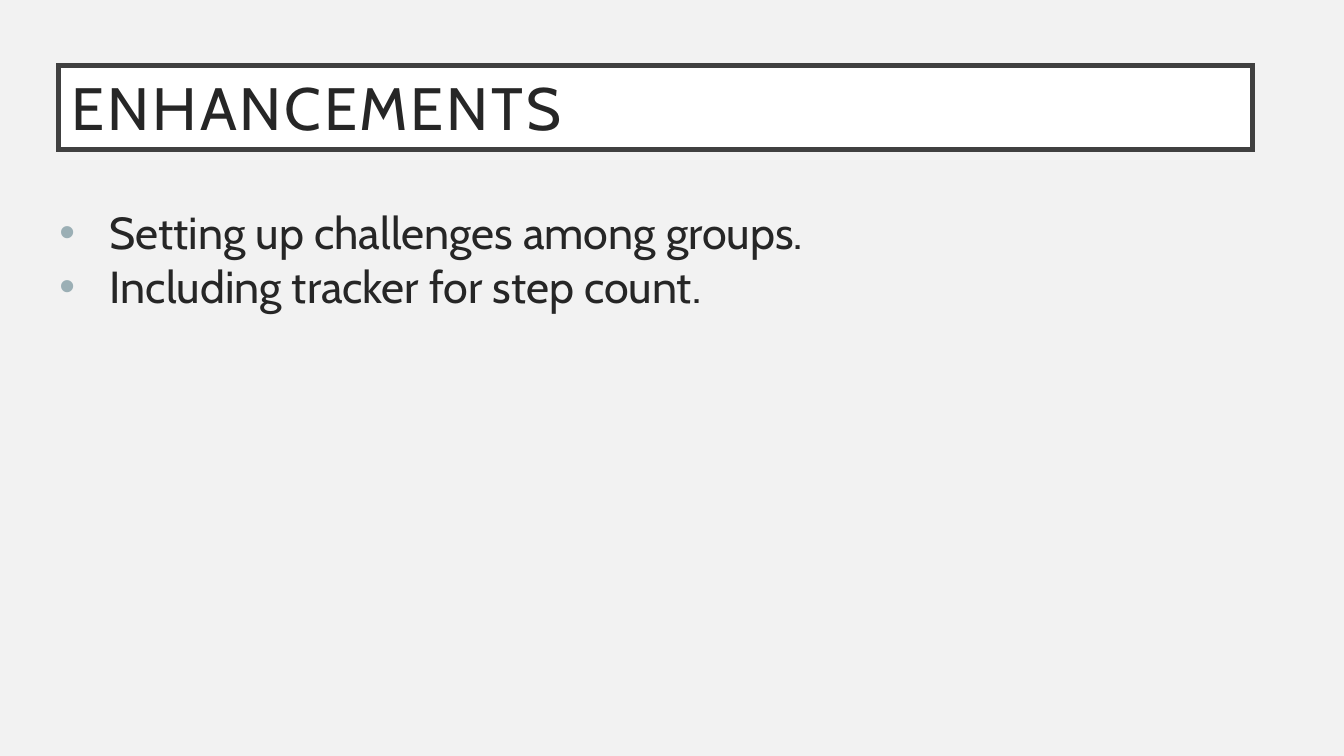
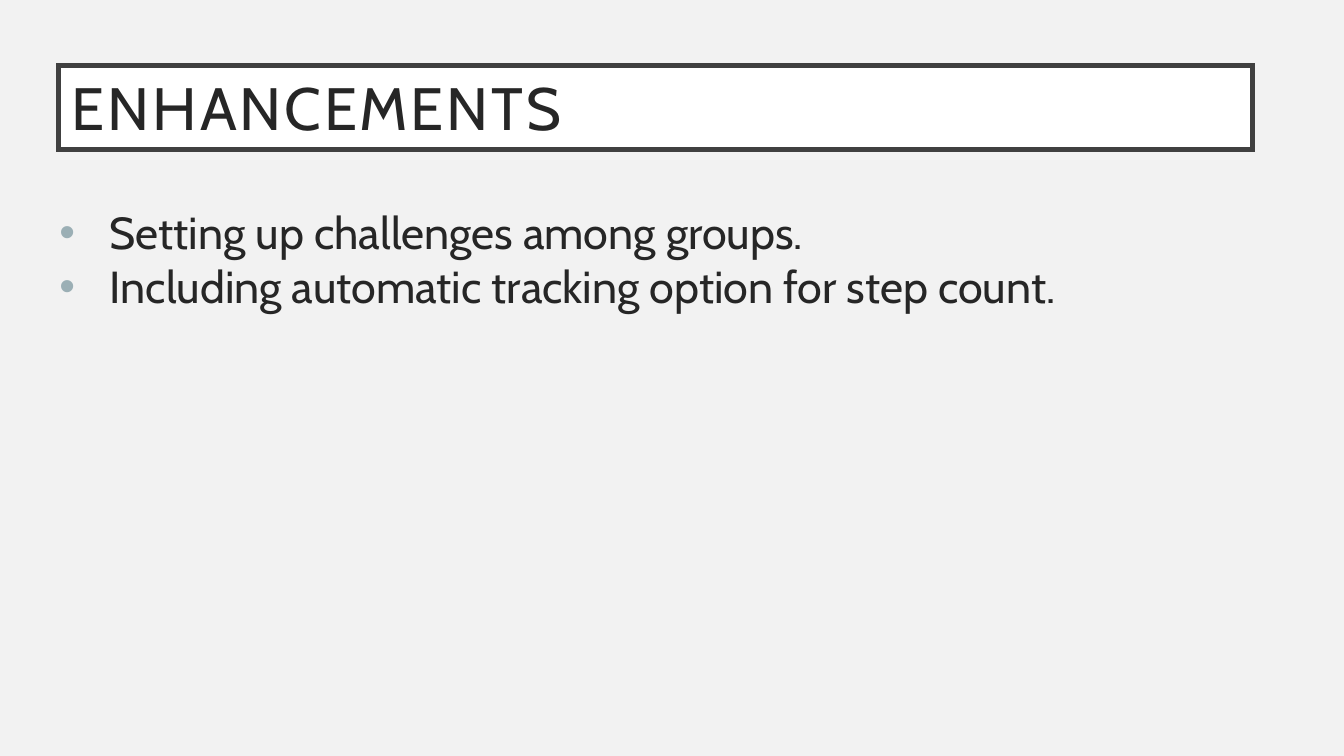
Before and after one commit to annie0sc/gdp_group4, a slide deck: slide 12 of GDP.pptx. Drawn at 1344x756 pixels with LibreOffice and Linux fonts; fonts in the diff are those of the drawing. Boxes give left, top, right and bottom in pixels: in the first picture for what was removed or moved away, otherwise in the second. Text is boxed around its words. In the diff, an @@ line names an element or a change of style, - is before the commit and + after.

```diff
--- a/GDP.pptx
+++ b/GDP.pptx
@@ text at (110, 269, 1055, 313): text changed @@
-• Including tracker for step count.
+• Including automatic tracking option for step count.
```
Also in this commit, not shown: 1 other slide changed.
